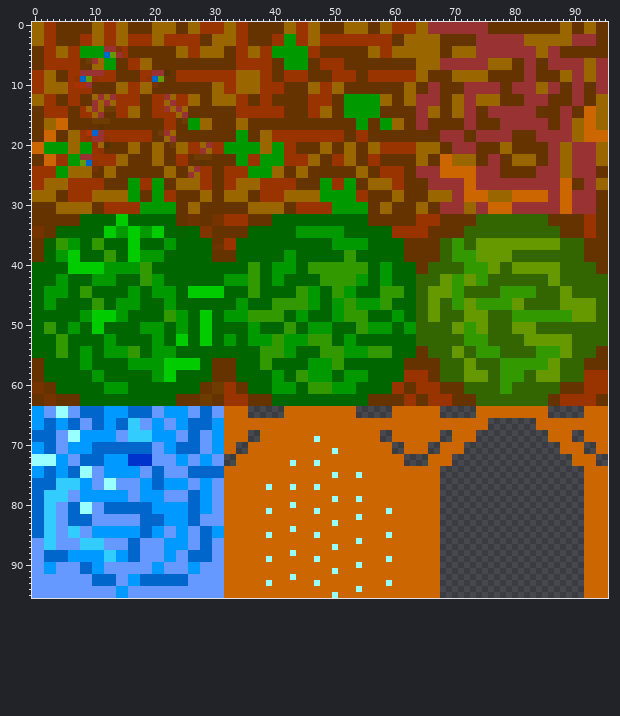
Sprite sheet, stored at assets/images/tiles/tilesheet.png. The picture above is the old version.
The file is 96x96 pixels. Colours within 5 levels of each other are drawn and written as one.
New version:
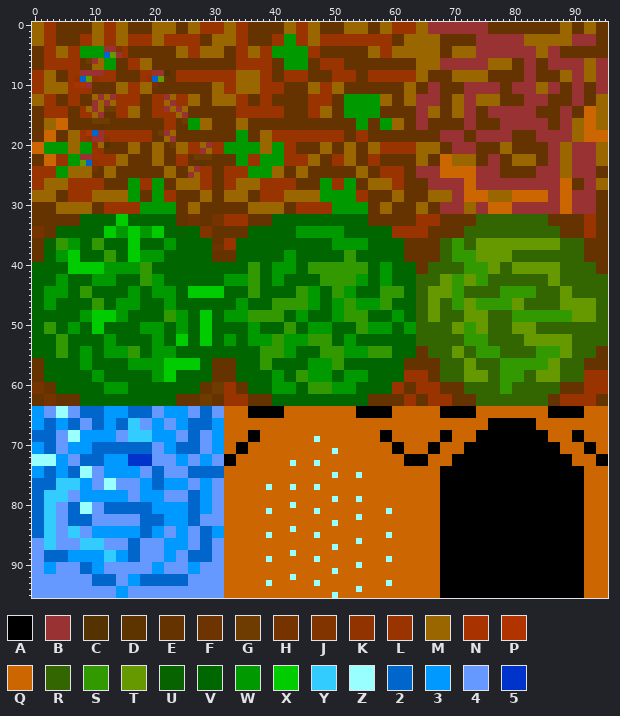
Palette (. is transparent): A #000000  B #993333  C #553300  D #5d3300  E #653300  F #6d3300  G #6e3b00  H #753300  J #813300  K #913300  L #993300  M #996600  N #a83300  P #b13300  Q #cc6600  R #336600  S #339900  T #669900  U #066300  V #006600  W #009900  X #00cc00  Y #33ccff  Z #99ffff  2 #0066cc  3 #0099ff  4 #6699ff  5 #0033cc
Log entry: Removed transparency
Change:
Colour A is added in rows 64 to 65 at x 36 to 41, 54 to 59, 68 to 73 and 86 to 91; in rows 66 to 67 at x 76 to 83; in rows 68 to 69 at x 36 to 37, 58 to 59, 68 to 69, 74 to 85 and 90 to 91; in rows 70 to 71 at x 34 to 35, 60 to 61, 66 to 67, 72 to 87 and 92 to 93; in rows 72 to 73 at x 32 to 33, 62 to 65, 70 to 89 and 94 to 95; in rows 74 to 95 at x 68 to 91.
Boxes around the changes in both pictures, in picture pixels (x1, y1, x2, y2):
added: (224, 406, 284, 466)
added: (356, 406, 608, 598)
